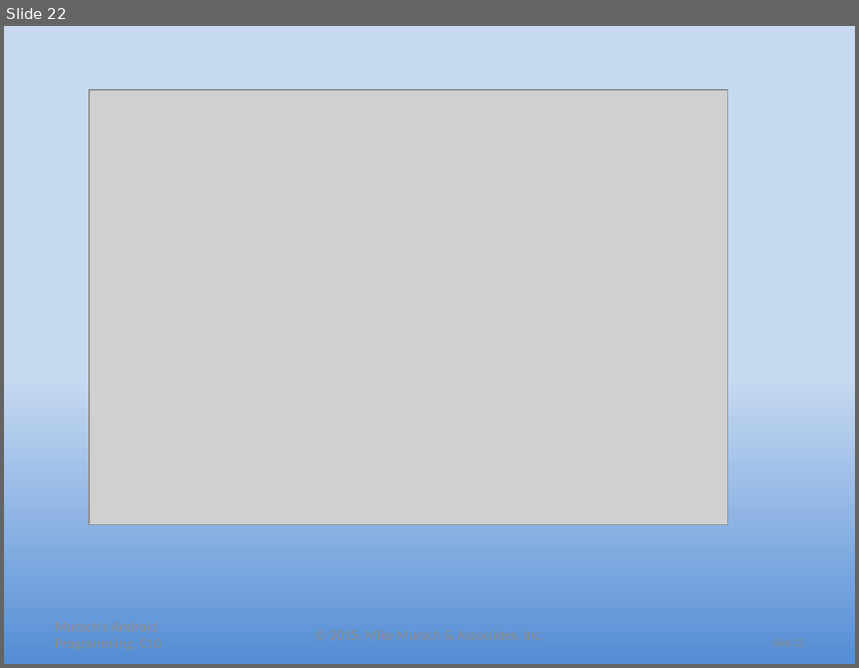
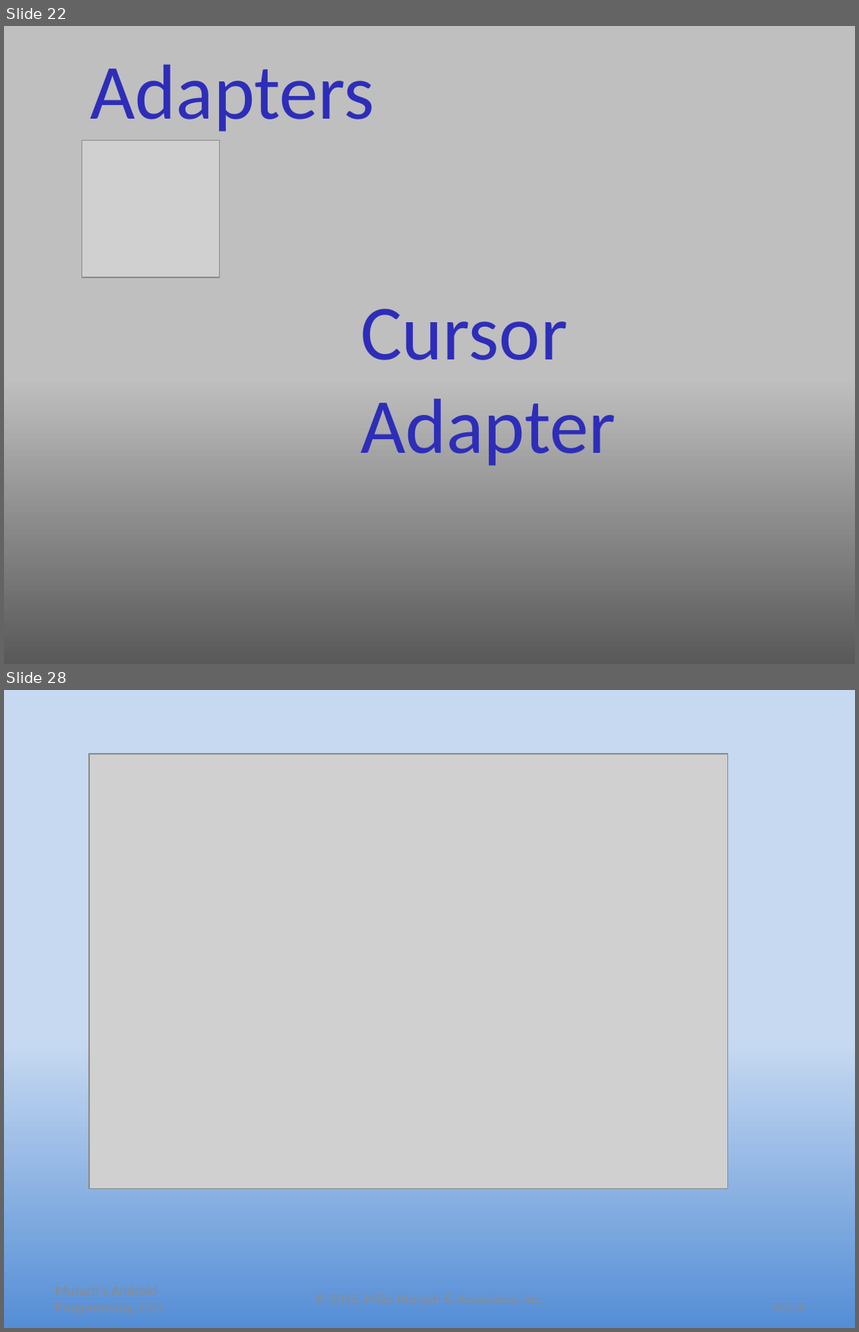
Before and after one commit to UO-CIS/CIS399Android-CourseMaterials, a slide deck: NotesAndSlides/CIS399Wk3Day2-ListViews.pptx. Shown one above the other, each under a label of ours: slide 22 before the commit, slides 22 and 28 after it; the slides between them are not shown. The pictures are 859x668 and 859x1332 pixels, drawn with LibreOffice and Linux fonts; fonts in the diff are those of the drawing; grey boxes stand for pictures. Boxes give left, top, right and bottom in pixels: in the first picture for what was removed or moved away, otherwise in the second. Text is boxed around its words. In the diff, an @@ line names an element or a change of style, - is before the commit and + after.

Commit message:
Updates
Added section on SimpleCursorAdapter to the SQLite ppt

```diff
--- a/NotesAndSlides/CIS399Wk3Day2-ListViews.pptx
+++ b/NotesAndSlides/CIS399Wk3Day2-ListViews.pptx
@@ slide 22 added at (x1=4, y1=26, x2=855, y2=664), background gradient #BFBFBF to #595959 @@
@@ text added at (x1=91, y1=64, x2=375, y2=132), 66 pt, text #2D2DB9 @@
+Adapters
@@ picture added at (x1=82, y1=140, x2=219, y2=277) @@
@@ text added at (x1=360, y1=309, x2=616, y2=466), 66 pt, text #2D2DB9 @@
+Cursor Adapter
@@ what was slide 22 is now slide 28 @@
```
Also in this commit, not shown: 4 slides changed, 5 other slides added, 4 other files.
